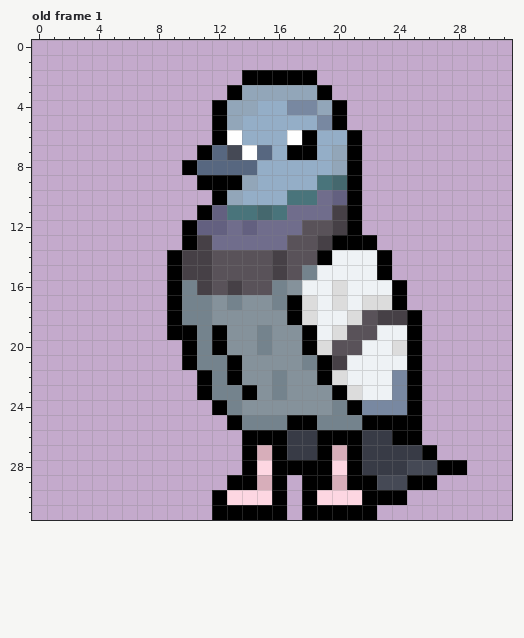
File history of a pixel-art file, Sprite_Stuff/Aseprite Files/Pidgeon.aseprite. Above is the file before it was changed.
32x32 pixels, 11 frames. Colours within 5 levels of each other are drawn and written as one. Shown: old frame 1. The commit also changed other frames, which this record leaves out.
New version:
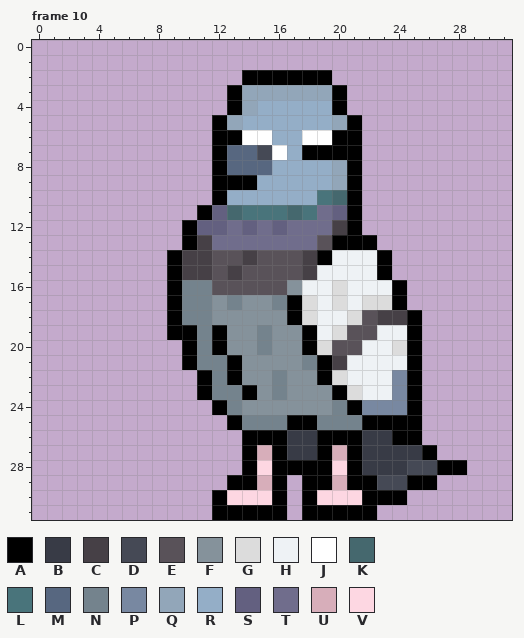
Palette (. is transparent): A #000000  B #383b46  C #464046  D #454955  E #595259  F #85929b  G #dcdcdc  H #eef2f5  J #ffffff  K #45686e  L #49747b  M #576780  N #74838d  P #7888a1  Q #92a6b9  R #94aec7  S #636080  T #706d8c  U #d7aeba  V #fdd7e2
A new or re-ordered frame is compared with the old frame closest to it.
Log entry: Pidgeon added! Along with some sprite framework updates
Change:
frames 11 -> 49
--- frame 10 is new; against old frame 1, layer "Split Parts/Head"
@@ x 8..23 @@
  1 ................
- 2 ......AAAAA.....
- 3 .....AQQQQQA....
- 4 ....AQQRRPPQA...
- 5 ....AQRRRRRPA...
- 6 ....AJRRRJARRA..
- 7 ...AMDJMRAARQA..
- 8 ..AMMMMRRRRRQA..
- 9 ...AAAQRRRRLKA..
-10 ....AQRRRLLTSA..
-11 ...ASLLKLTTTCA..
-12 ..ASSTSTTTEECA..
-13 ..ACTTTTTEECAAA.
-14 .ACCEEEECEEAHHHA
-15 .ACCEEEECENHHHHA
-16 .ANCECEENFHHGHHH
+ 2 ......AAAAAA....
+ 3 .....AQQQQQQA...
+ 4 .....AQRRRRRA...
+ 5 ....AQRRRRRRQA..
+ 6 ....AAJJRRJJAA..
+ 7 ....AMMDJRAAAA..
+ 8 ....AMMMRRRRQA..
+ 9 ....AAARRRRRQA..
+10 ....ARRRRRRLKA..
+11 ...ASKLLLKLTSA..
+12 ..ASSTSTSTTTCA..
+13 ..ACTTTTTTTEAAA.
+14 .ACCEECEEECAHHHA
+15 .ACCECEEEECHHHHA
+16 .ANNEEEEEFHHGHHH
 17 .ANNFNFFNAGHGHGG
